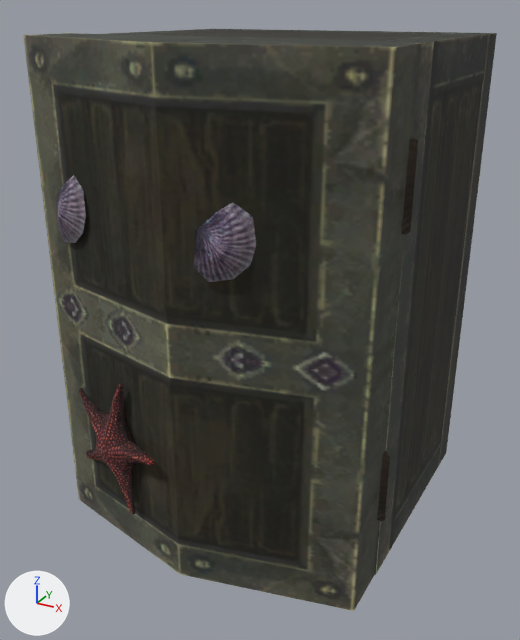
An edit to the OBJ model sceneobjs/huodong_fuben_417/huodong_fuben_417_zhiwu04_04.obj, drawn before and after from the same camera.
Camera for both pictures: a 50 mm lens placed at (29.1, -69.3, 23.9), pointed at (0.1, -16.6, -2.4). Lighting does not change. The marker at lower left points along +X, +Y and +Z. Where no turn or scale is listed for an object, it has been applied to the vertices. Vertices at the same position are counted once.

Names of what the first picture shows: 'huodong_fuben_417_zhiwu04_04'.
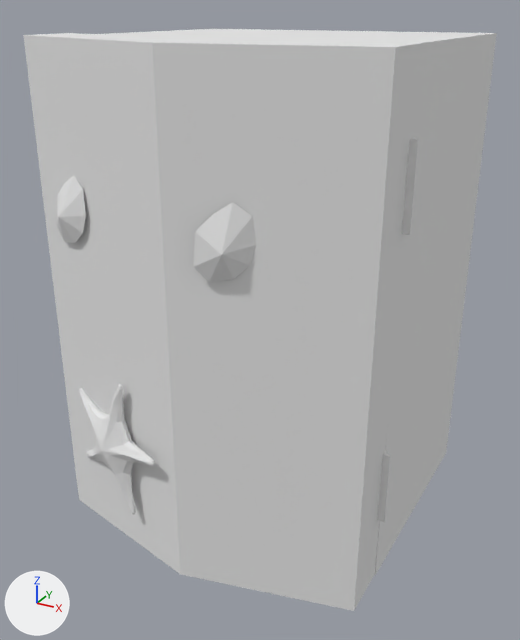
Location of each change, (x1, y1, x2, y2) in pixels of the pictures (520 x 640 px):
part 1 of me_huodong_fuben_417_zhiwu04_04, recoloured (black to grey)
    both: (23, 29, 497, 611)
part 2 of me_huodong_fuben_417_zhiwu04_04, recoloured
    both: (57, 137, 418, 523)

What changed in the scene script:
```text
Add mat_material_1_1:
    mat_material_1_1 = principled_material('material_1')
    mat_material_1_1.base_color = (0.8, 0.8, 0.8)  # white #e7e7e7
    mat_material_1_1.roughness = 1.0
Add mat_material_2_1:
    mat_material_2_1 = principled_material('material_2')
    mat_material_2_1.base_color = (0.8, 0.8, 0.8)  # white #e7e7e7
    mat_material_2_1.roughness = 1.0
Change me_huodong_fuben_417_zhiwu04_04:
    where me_huodong_fuben_417_zhiwu04_04.from_pydata(...)  # 253 vertices, 452 faces; spans x -15.1..15.1, y -30.9..0.0, z -21.7..21.7
    used by ob_huodong_fuben_417_zhiwu04_04; location = (0.0, 0.0, 0.0)
    me_huodong_fuben_417_zhiwu04_04 part 1: all 418 faces that had it switch from mat_material_2 (picture img_huodong_fuben_417_zhiwu04_01_png) to mat_material_2_1 (white #e7e7e7)
    me_huodong_fuben_417_zhiwu04_04 part 2: all 34 faces that had it switch from mat_material_1 (picture img_huodong_fuben_417_zhiwu01_01_png) to mat_material_1_1 (white #e7e7e7)
```
